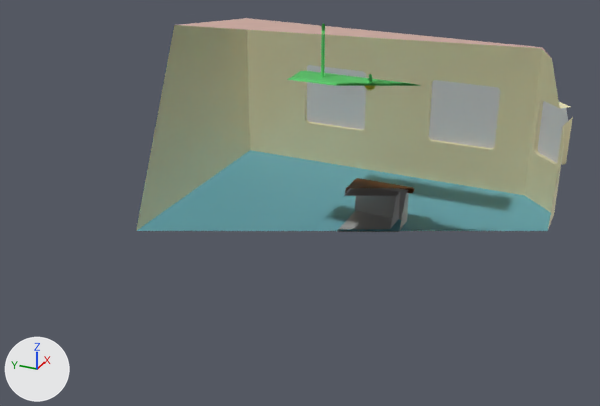
What one commit did to the Blender file Assets/_CookieClicker/3Dmodels/Blendfiles/Environment.blend.
One viewpoint serves both versions: a camera (50 mm lens) standing at (-14.37, -5.72, 7.91) and looking at (-0.69, 0.43, 1.08). The lights are fixed; the arrows at lower left show +X, +Y and +Z. Mesh edges are drawn as thin lines on the coarser meshes. Everything nearer to the camera than a plane just in front of the edit is cut away.

Names of what the first picture shows: 'Building', 'CounterTop', 'Ligh.001'.
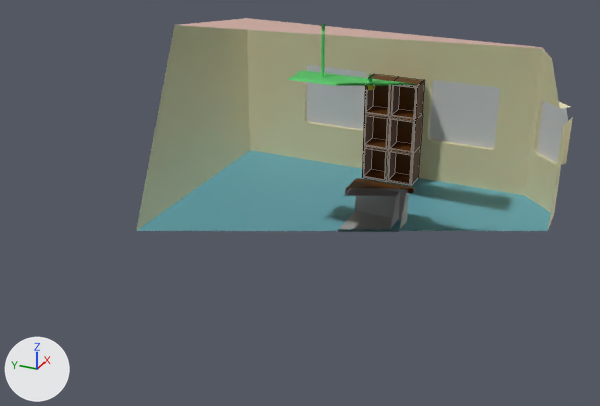
Changed parts and their boxes [x1, y1, x2, y2] in the pictures (600 x 406 px):
```json
{"object": "Shelf", "change": "added", "after": [362, 74, 424, 186], "on screen": "brown"}
```

The change, as JSON lines over the scene's bpy script:
```json
{"op": "add", "block": "me_cube_002", "code": ["me_cube_002 = bpy.data.meshes.new('Cube.002')", "me_cube_002.from_pydata(...)  # 172 vertices, 166 faces; spans x -0.15..0.45, y -0.63..0.63, z -1.45..1.01", "me_cube_002.materials.append(mat_environment)  # picture img_environmenttexture_png"]}
{"op": "add", "block": "ob_shelf", "code": ["ob_shelf = bpy.data.objects.new('Shelf', me_cube_002)", "ob_shelf.location = (3.58, 0.0, 1.45)"]}
```
